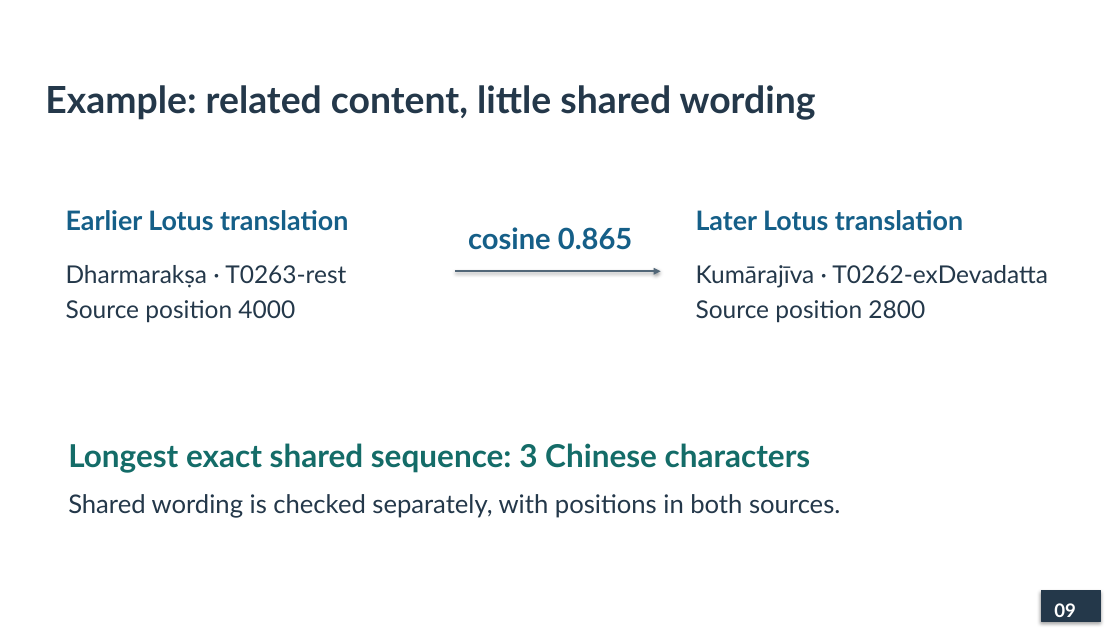
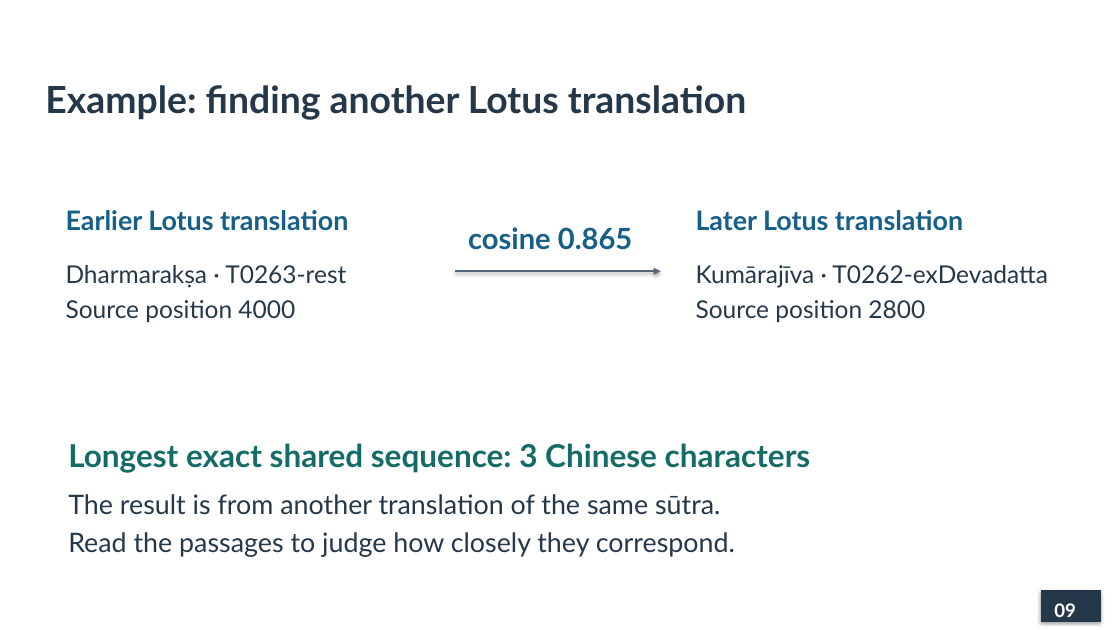
Before and after one commit to lopentu/cohort, a slide deck: slide 9 of docs/presentation/cohort-pnc-2026.pptx. Drawn at 1120x630 pixels with LibreOffice and Linux fonts; fonts in the diff are those of the drawing. Boxes give left, top, right and bottom in pixels: in the first picture for what was removed or moved away, otherwise in the second. Text is boxed around its words. In the diff, an @@ line names an element or a change of style, - is before the commit and + after.

Commit message:
Explain the relevance of the retrieved Lotus translation

```diff
--- a/docs/presentation/cohort-pnc-2026.pptx
+++ b/docs/presentation/cohort-pnc-2026.pptx
@@ text at (45, 85, 746, 120): text changed @@
-Example: related content, little shared wording
+Example: finding another Lotus translation
@@ text at (68, 494, 735, 557): text changed; size 22 to 23 pt @@
-Shared wording is checked separately, with positions in both sources.
+The result is from another translation of the same sūtra.
+Read the passages to judge how closely they correspond.
```
Also in this commit, not shown: 4 other files.
